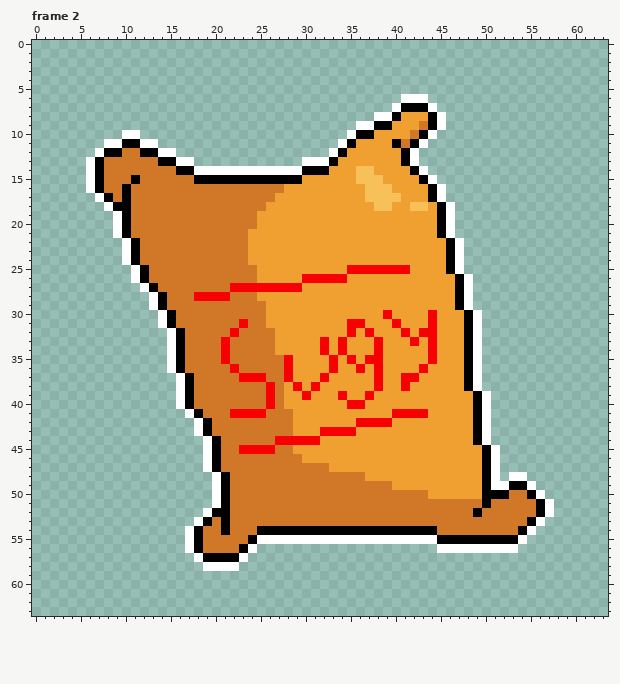
Pixel-art file, stored at ASSETS/graphics/ingredients.aseprite. Above: the version before the commit.
64x64 pixels, 2 frames. Shown: frame 2. The commit also changed other frames, which this record leaves out.
New version:
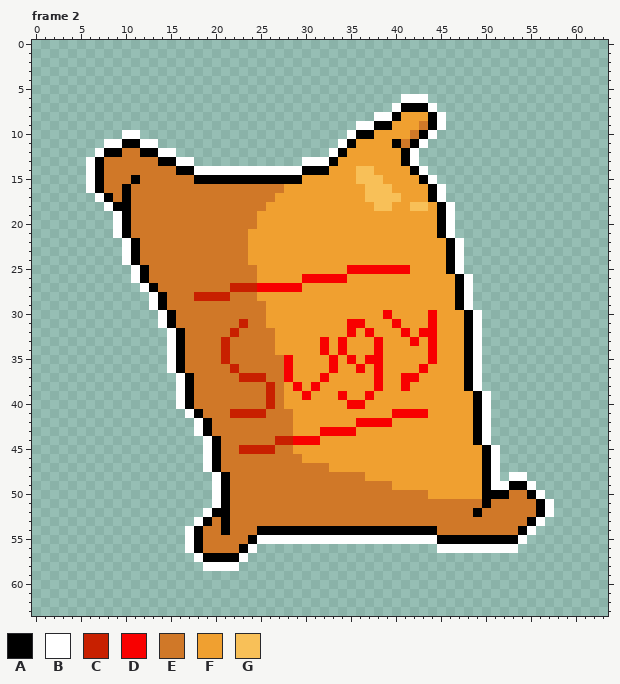
Palette (. is transparent): A #000000  B #ffffff  C #c82000  D #f80000  E #d07828  F #f0a030  G #f8c058
From old to new:
--- frame 2
@@ x 16..30 @@
 26 EEEEEEEEEFFFFFD
-27 EEEEEEDDDDDDDDF
-28 EEDDDDEEEFFFFFF
+27 EEEEEECCCDDDDDF
+28 EECCCCEEEFFFFFF
 29 EEEEEEEEEEFFFFF
 30 EEEEEEEEEEFFFFF
-31 EEEEEEEDEEFFFFF
-32 AEEEEEDEEEEFFFF
-33 AEEEEDEEEEEFFFF
-34 AEEEEDEEEEEFFFF
-35 AEEEEDEEEEEEDFF
-36 AEEEEEDEEEEEDFF
-37 BAEEEEEDDDEEDFF
-38 BAEEEEEEEEDEFDF
-39 BAEEEEEEEEDEFFD
-40 BAEEEEEEEEDEFFF
-41 .BAEEEDDDDEEEFF
+31 EEEEEEECEEFFFFF
+32 AEEEEECEEEEFFFF
+33 AEEEECEEEEEFFFF
+34 AEEEECEEEEEFFFF
+35 AEEEECEEEEEEDFF
+36 AEEEEECEEEEEDFF
+37 BAEEEEECCCEEDFF
+38 BAEEEEEEEECEFDF
+39 BAEEEEEEEECEFFD
+40 BAEEEEEEEECEFFF
+41 .BAEEECCCCEEEFF
 42 ..BAEEEEEEEEEFF
 43 ..BAEEEEEEEEEFF
-44 ...BAEEEEEEDDDD
-45 ...BAEEDDDDEEFF
+44 ...BAEEEEEECCDD
+45 ...BAEECCCCEEFF
 46 ...BAEEEEEEEEEF
Where, in picture pixels (left, top, right, bottom), the same in both pictures:
changed: (194, 283, 293, 454)
